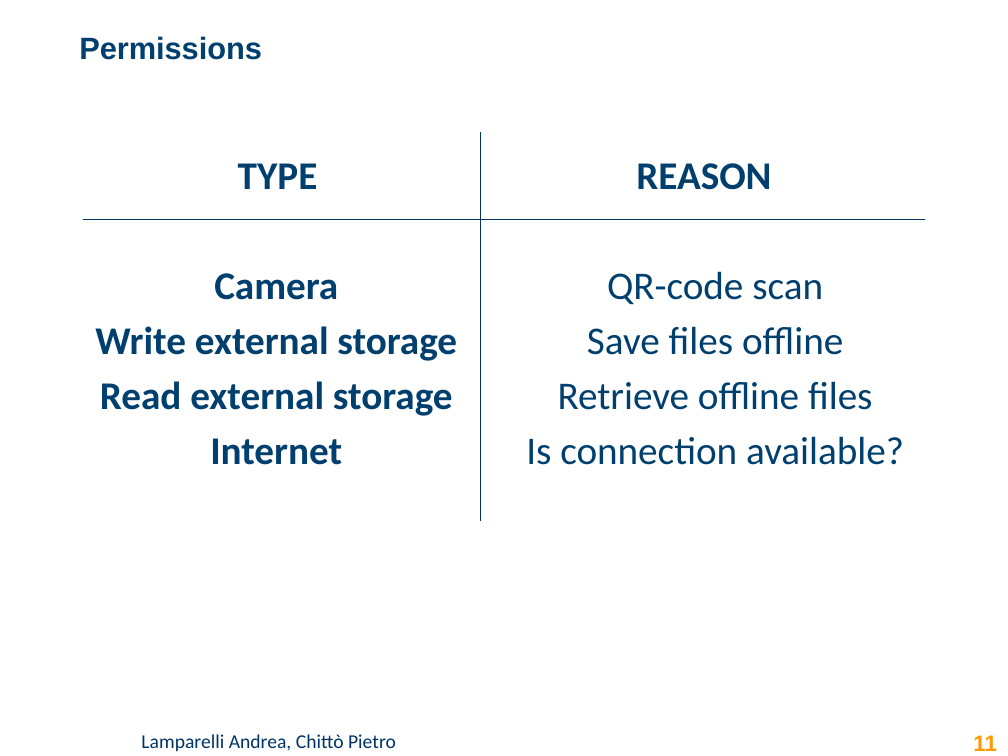
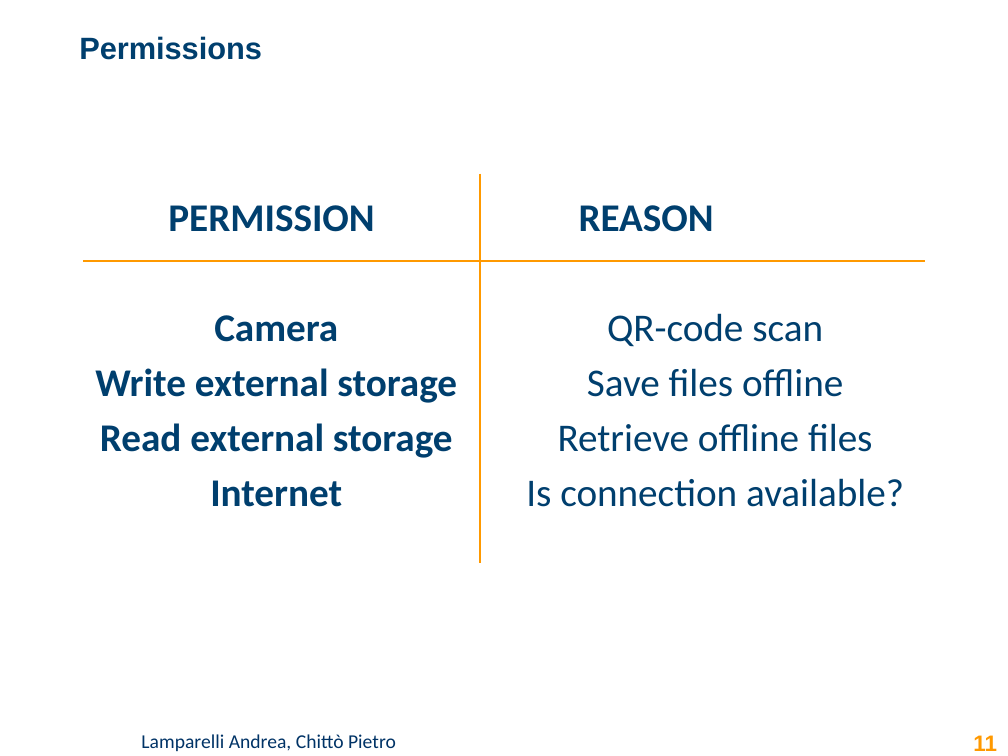
Before and after one commit to lampajr/QDocs, a slide deck: slide 11 of documentation/presentation_qdocs.pptx. Drawn at 1008x756 pixels with LibreOffice and Linux fonts; fonts in the diff are those of the drawing; background and template pictures are left out. Boxes give left, top, right and bottom in pixels: in the first picture for what was removed or moved away, otherwise in the second. Text is boxed around its words. In the diff, an @@ line names an element or a change of style, - is before the commit and + after.

```diff
--- a/documentation/presentation_qdocs.pptx
+++ b/documentation/presentation_qdocs.pptx
@@ 2 texts, 2 lines: place and size @@
-2 texts, 2 lines at bbox=[84, 132, 924, 521]
+2 texts, 2 lines at bbox=[84, 173, 924, 562]
@@ line (480, 173) - (480, 562): stroke #003366 0.5 pt to #FF9900 1 pt @@
@@ text at bbox=[168, 205, 714, 232]: text changed @@
-TYPE REASON
+PERMISSION REASON
@@ line (84, 261) - (924, 261): stroke #003366 0.5 pt to #FF9900 1 pt @@
```
Also in this commit, not shown: 3 other slides changed, 4 slides added, 1 other file.
